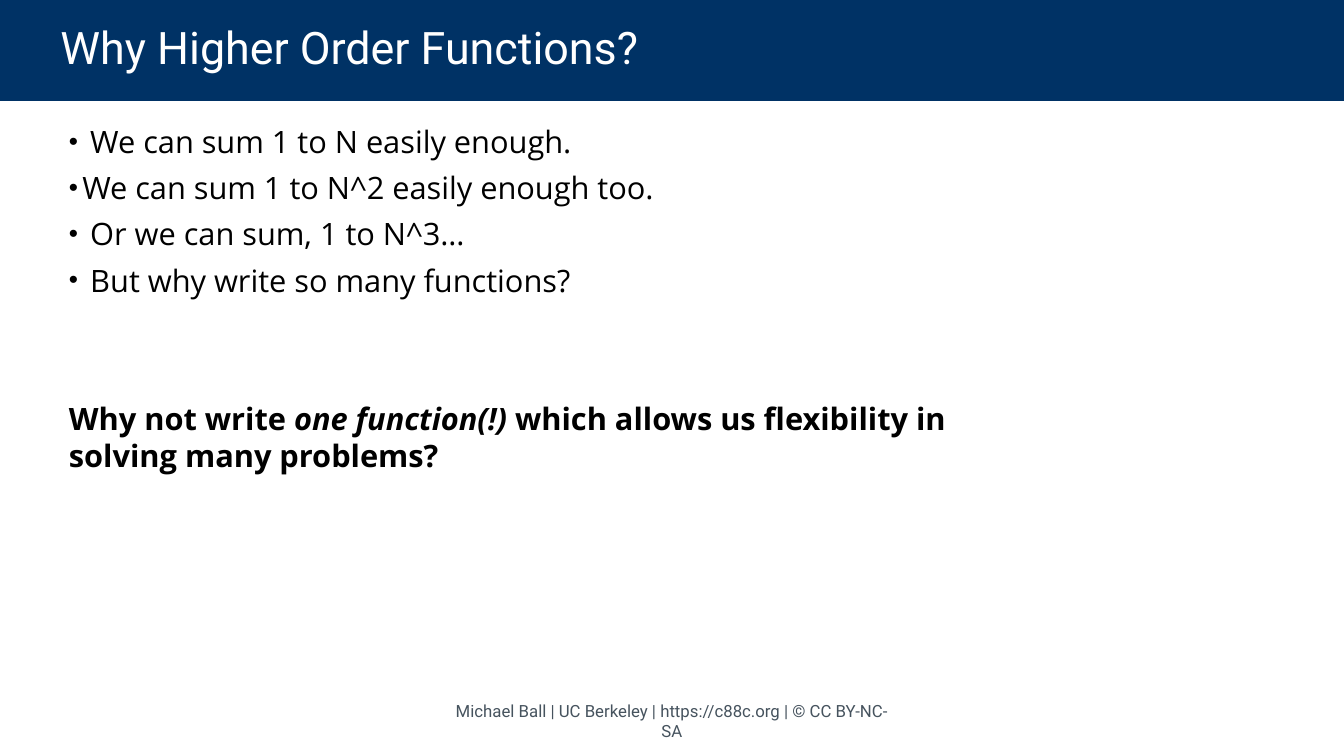
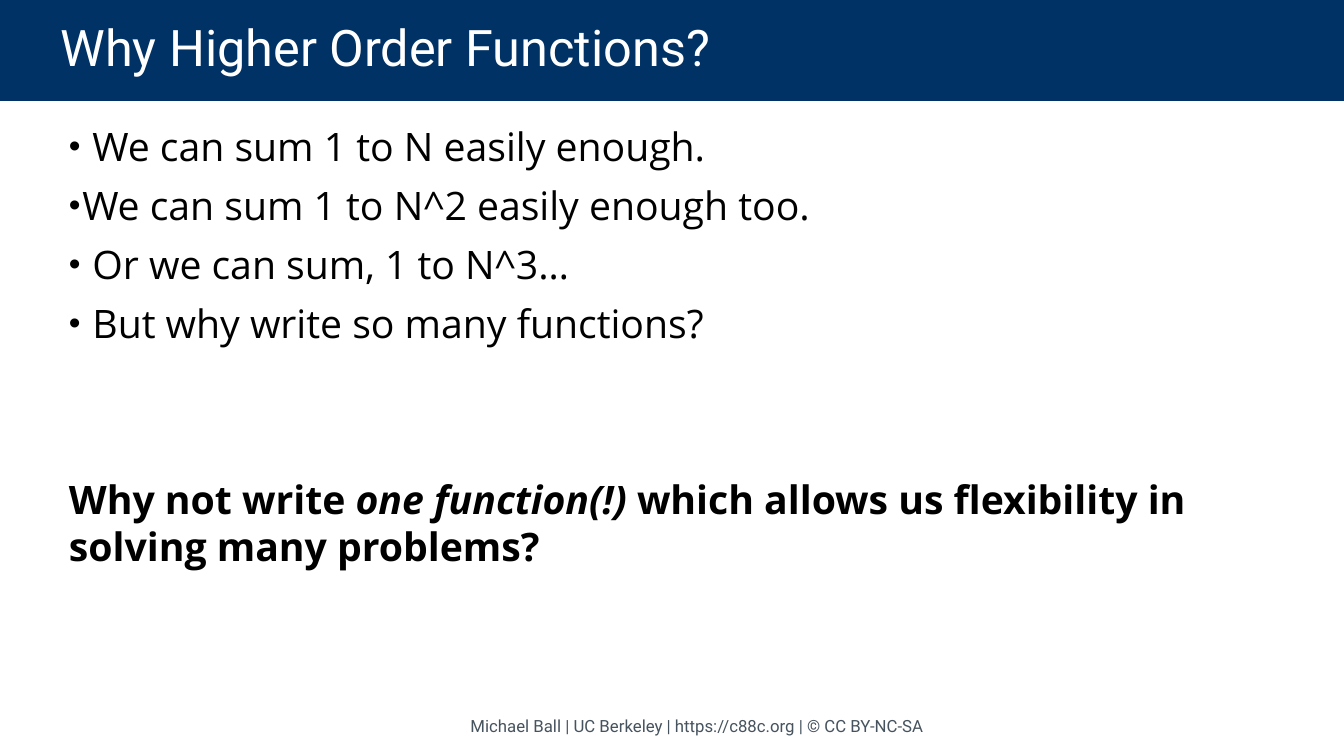
Before and after one commit to cs88-website/sp24, a slide deck: slide 16 of assets/slides/sp24/05-HOFs.pptx. Drawn at 1344x756 pixels with LibreOffice and Linux fonts; fonts in the diff are those of the drawing. Boxes give left, top, right and bottom in pixels: in the first picture for what was removed or moved away, otherwise in the second. Text is boxed around its words. In the diff, an @@ line names an element or a change of style, - is before the commit and + after.

```diff
--- a/assets/slides/sp24/05-HOFs.pptx
+++ b/assets/slides/sp24/05-HOFs.pptx
@@ title "Why Higher Order Functions?" at (0, 0, 1344, 101): size 32 to 36 pt @@
@@ text "We can sum 1 to ..." at (69, 131, 1186, 571): size 22 to 28 pt; more space between paragraphs @@
@@ text "Michael Ball | UC Berkeley ..." rewrapped from (456, 704, 888, 737) to (470, 719, 923, 736) @@
```
Also in this commit, not shown: 36 other slides changed, 1 slide added, 1 slide removed, 7 other files.
